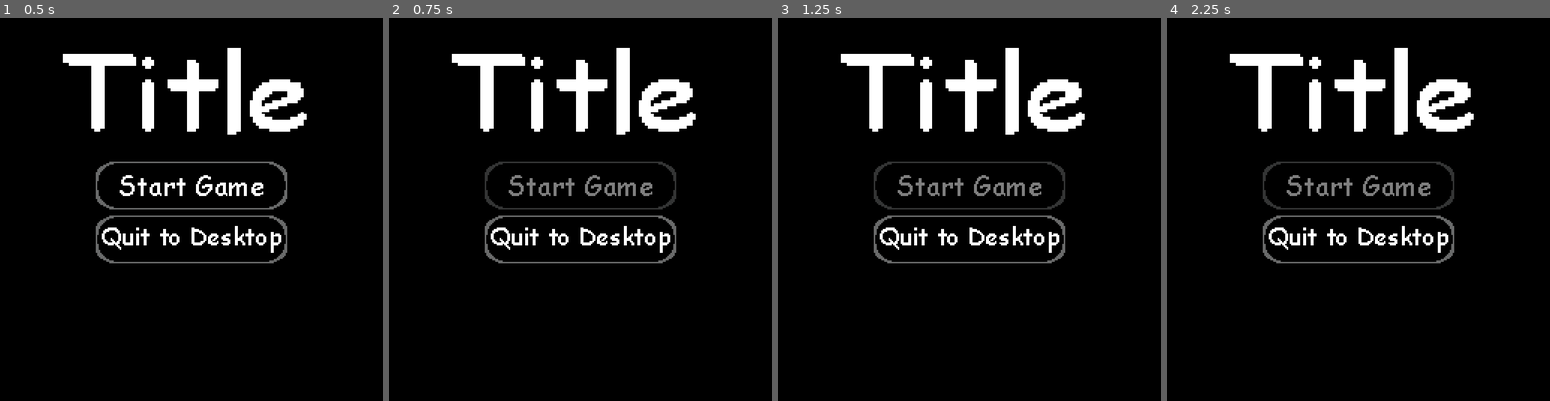
Above: before the commit, frames 1-4 (left to right).
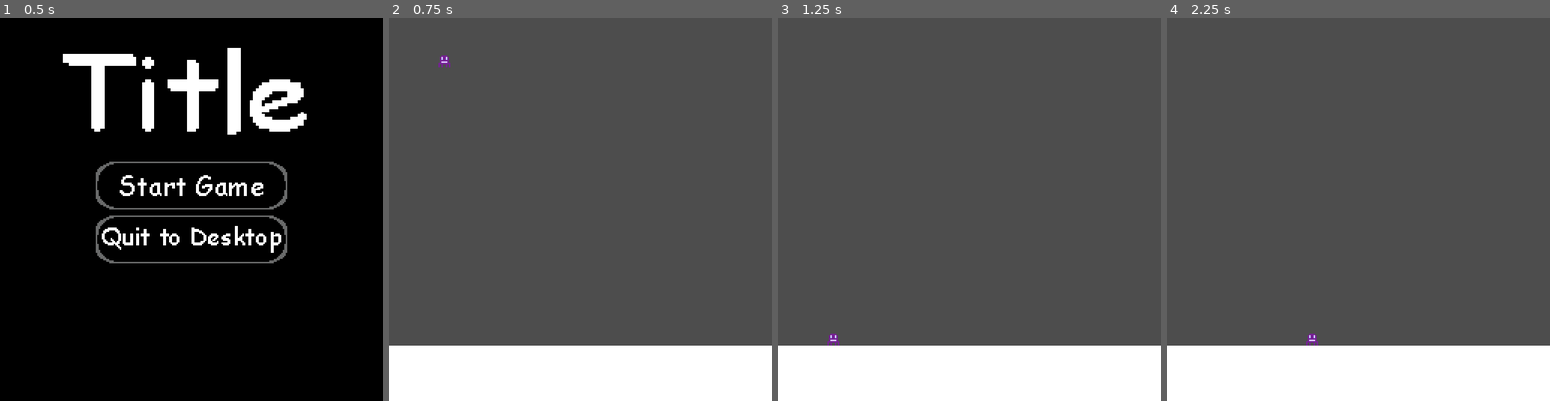
Above: after the commit, the same moments.

Repository: emmetl913/RageJumper
Game: Godot game, scene res://menus/MainMenu.tscn
Two runs of this game, one before a commit and one after it. Both use one fixed random seed, a clock stepped at 60 frames per second and the inputs below.
Inputs (mouse positions are in pixels of both pictures, inside the frame that each line leads up to):
- Up to frame 1 (0.5 s): no input
- Up to frame 2 (0.75 s): click (580, 186) at 0.5 s
- Up to frame 3 (1.25 s): no input
- Up to frame 4 (2.25 s): click (1358, 186) at 1.27 s; tap Enter at 2 s; hold D (move_right) from 2.03 s (still down)

Frame 1 is identical in both runs. In frame 2, 100% of the frame differs, in the area x 0-100%, y 0-100%; in frame 3, 100%; in frame 4, 100%.

Commit message:
main menu, pause screen

Diff:
--- a/menus/MainMenu.gd
+++ b/menus/MainMenu.gd
@@ -1,8 +1,13 @@
 extends Control
 
 
-
+func _ready():
+	get_tree().paused = false
 
 
 func _on_quit_button_pressed():
 	get_tree().quit()
+
+
+func _on_start_game_pressed():
+	get_tree().change_scene_to_file("res://worlds/main.tscn")
--- a/menus/MainMenu.tscn
+++ b/menus/MainMenu.tscn
@@ -57,4 +57,5 @@
 texture = ExtResource("6_4dawo")
 stretch_mode = 3
 
+[connection signal="pressed" from="VBoxContainer/StartGame" to="." method="_on_start_game_pressed"]
 [connection signal="pressed" from="VBoxContainer/QuitButton" to="." method="_on_quit_button_pressed"]
--- a/project.godot
+++ b/project.godot
@@ -26,10 +26,6 @@
 window/stretch/scale_mode="integer"
 window/vsync/vsync_mode=0
 
-[rendering]
-
-anti_aliasing/screen_space_roughness_limiter/enabled=false
-
 [input]
 
 jump={
@@ -50,3 +46,12 @@
 , Object(InputEventKey,"resource_local_to_scene":false,"resource_name":"","device":-1,"window_id":0,"alt_pressed":false,"shift_pressed":false,"ctrl_pressed":false,"meta_pressed":false,"pressed":false,"keycode":0,"physical_keycode":4194321,"key_label":0,"unicode":0,"echo":false,"script":null)
 ]
 }
+pause={
+"deadzone": 0.5,
+"events": [Object(InputEventKey,"resource_local_to_scene":false,"resource_name":"","device":-1,"window_id":0,"alt_pressed":false,"shift_pressed":false,"ctrl_pressed":false,"meta_pressed":false,"pressed":false,"keycode":0,"physical_keycode":4194305,"key_label":0,"unicode":0,"echo":false,"script":null)
+]
+}
+
+[rendering]
+
+anti_aliasing/screen_space_roughness_limiter/enabled=false
--- /dev/null
+++ b/worlds/main.gd
@@ -0,0 +1,25 @@
+extends Node2D
+
+
+# Called when the node enters the scene tree for the first time.
+func _ready():
+	pass # Replace with function body.
+
+
+# Called every frame. 'delta' is the elapsed time since the previous frame.
+func _process(delta):
+	if Input.is_action_just_pressed("pause"):
+		get_tree().paused = not get_tree().paused
+		if get_tree().paused:
+			$PauseMenu.visible = true
+		else:
+			$PauseMenu.visible = false
+
+
+func _on_resume_pressed():
+	get_tree().paused = not get_tree().paused
+	$PauseMenu.visible = false
+
+
+func _on_return_to_main_menu_pressed():
+	get_tree().change_scene_to_file("res://menus/MainMenu.tscn")
--- a/worlds/main.tscn
+++ b/worlds/main.tscn
@@ -1,13 +1,53 @@
-[gd_scene load_steps=3 format=3 uid="uid://dqj5idw6k3krd"]
+[gd_scene load_steps=8 format=3 uid="uid://dqj5idw6k3krd"]
 
+[ext_resource type="Script" path="res://worlds/main.gd" id="1_85rb6"]
 [ext_resource type="PackedScene" uid="uid://b51w1y56388uq" path="res://player/Player.tscn" id="1_d5x8k"]
 [ext_resource type="PackedScene" uid="uid://b251gtklhssm8" path="res://basic_floor.tscn" id="2_avib3"]
+[ext_resource type="Texture2D" uid="uid://bqalt3x1edoj5" path="res://assets/resumebutton.png" id="3_tc27a"]
+[ext_resource type="Texture2D" uid="uid://c8wd83cioildd" path="res://assets/resumebuttonhover.png" id="4_gbfte"]
+[ext_resource type="Texture2D" uid="uid://j6clm8vt1rd" path="res://assets/mainmenubutton.png" id="5_pg2ie"]
+[ext_resource type="Texture2D" uid="uid://dxpfgikepjkec" path="res://assets/mainmenubuttonpng.png" id="6_qquf2"]
 
 [node name="main" type="Node2D"]
+script = ExtResource("1_85rb6")
 
 [node name="Player" parent="." instance=ExtResource("1_d5x8k")]
+process_mode = 1
 position = Vector2(37, 14)
 
 [node name="BasicFloor" parent="." instance=ExtResource("2_avib3")]
+process_mode = 1
 position = Vector2(138, 251)
 scale = Vector2(166.263, 3.20978)
+
+[node name="PauseMenu" type="Control" parent="."]
+process_mode = 3
+visible = false
+layout_mode = 3
+anchors_preset = 15
+anchor_right = 1.0
+anchor_bottom = 1.0
+offset_left = 64.0
+offset_top = 96.0
+offset_right = 64.0
+offset_bottom = 96.0
+grow_horizontal = 2
+grow_vertical = 2
+
+[node name="VBoxContainer" type="VBoxContainer" parent="PauseMenu"]
+layout_mode = 0
+offset_right = 40.0
+offset_bottom = 40.0
+
+[node name="Resume" type="TextureButton" parent="PauseMenu/VBoxContainer"]
+layout_mode = 2
+texture_normal = ExtResource("3_tc27a")
+texture_hover = ExtResource("4_gbfte")
+
+[node name="ReturnToMainMenu" type="TextureButton" parent="PauseMenu/VBoxContainer"]
+layout_mode = 2
+texture_normal = ExtResource("5_pg2ie")
+texture_hover = ExtResource("6_qquf2")
+
+[connection signal="pressed" from="PauseMenu/VBoxContainer/Resume" to="." method="_on_resume_pressed"]
+[connection signal="pressed" from="PauseMenu/VBoxContainer/ReturnToMainMenu" to="." method="_on_return_to_main_menu_pressed"]
Binary file added: assets/mainmenubutton.png
Not shown, added: assets/mainmenubutton.png.import
Binary file added: assets/mainmenubuttonpng.png
Not shown, added: assets/mainmenubuttonpng.png.import
Binary file added: assets/resumebutton.png
Not shown, added: assets/resumebutton.png.import
Binary file added: assets/resumebuttonhover.png
Not shown, added: assets/resumebuttonhover.png.import
